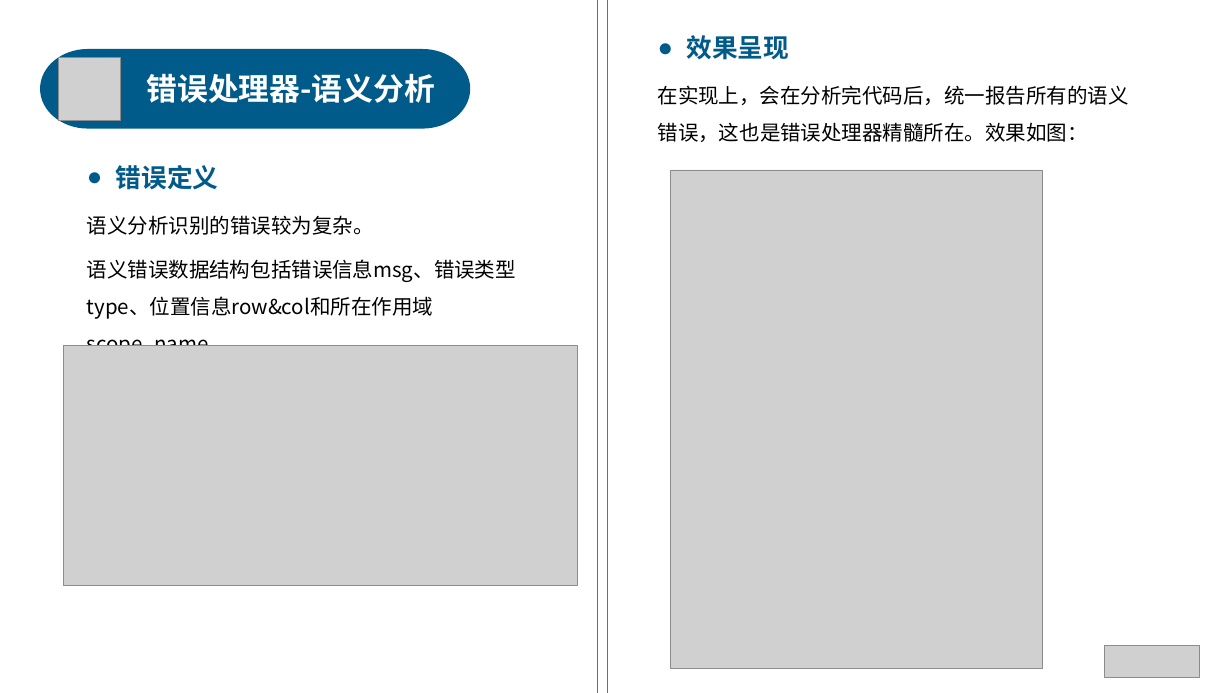
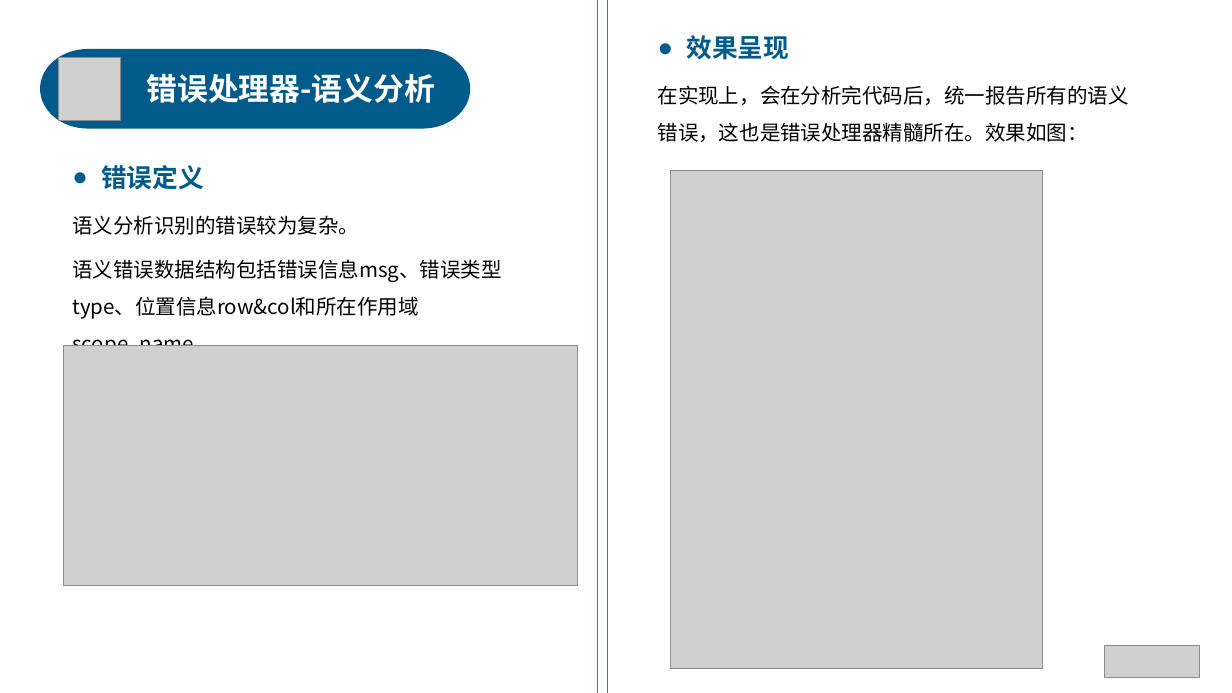
Before and after one commit to anxi710/compiler-principle-project, a slide deck: slide 35 of report/compiler_ppt.pptx (slide 34 before the commit). Drawn at 1232x693 pixels with LibreOffice and Linux fonts; fonts in the diff are those of the drawing; grey boxes stand for pictures. Boxes give left, top, right and bottom in pixels: in the first picture for what was removed or moved away, otherwise in the second. Text is boxed around its words. In the diff, an @@ line names an element or a change of style, - is before the commit and + after.

```diff
--- a/report/compiler_ppt.pptx
+++ b/report/compiler_ppt.pptx
@@ text "错误定义": place and size @@
-text "错误定义" at bbox=[87, 165, 516, 346]
+text "错误定义" at bbox=[72, 165, 501, 346]
```
Also in this commit, not shown: 9 other slides changed, 3 slides added, 2 slides removed.
